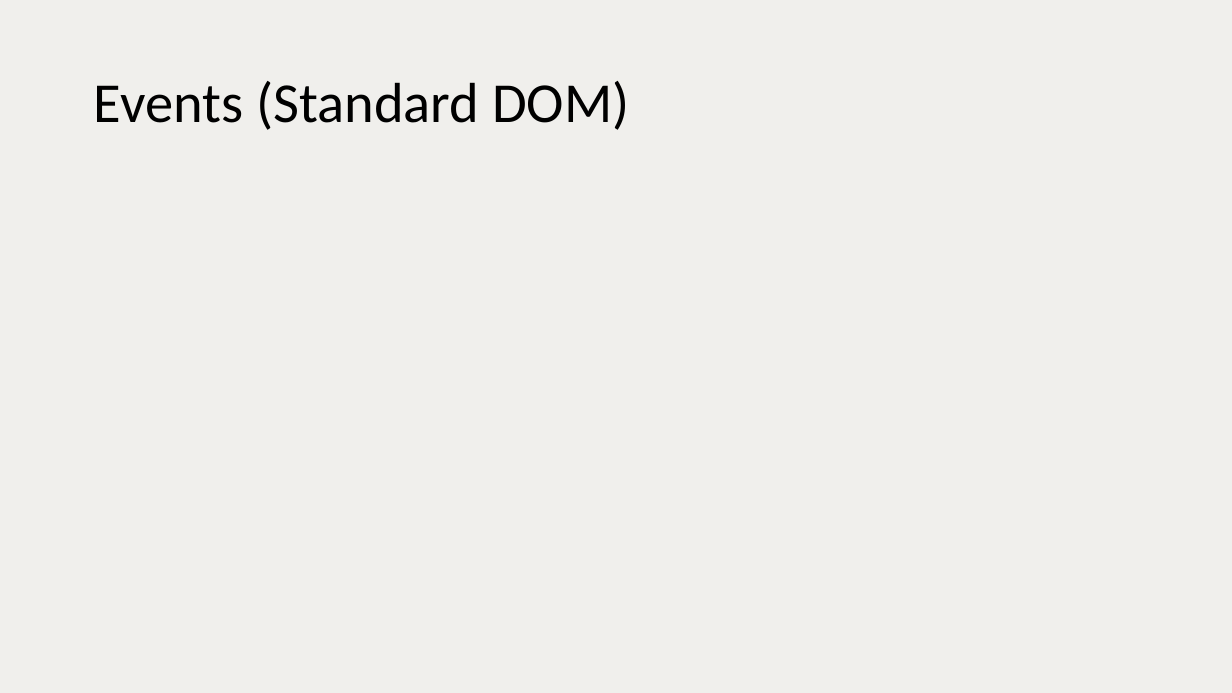
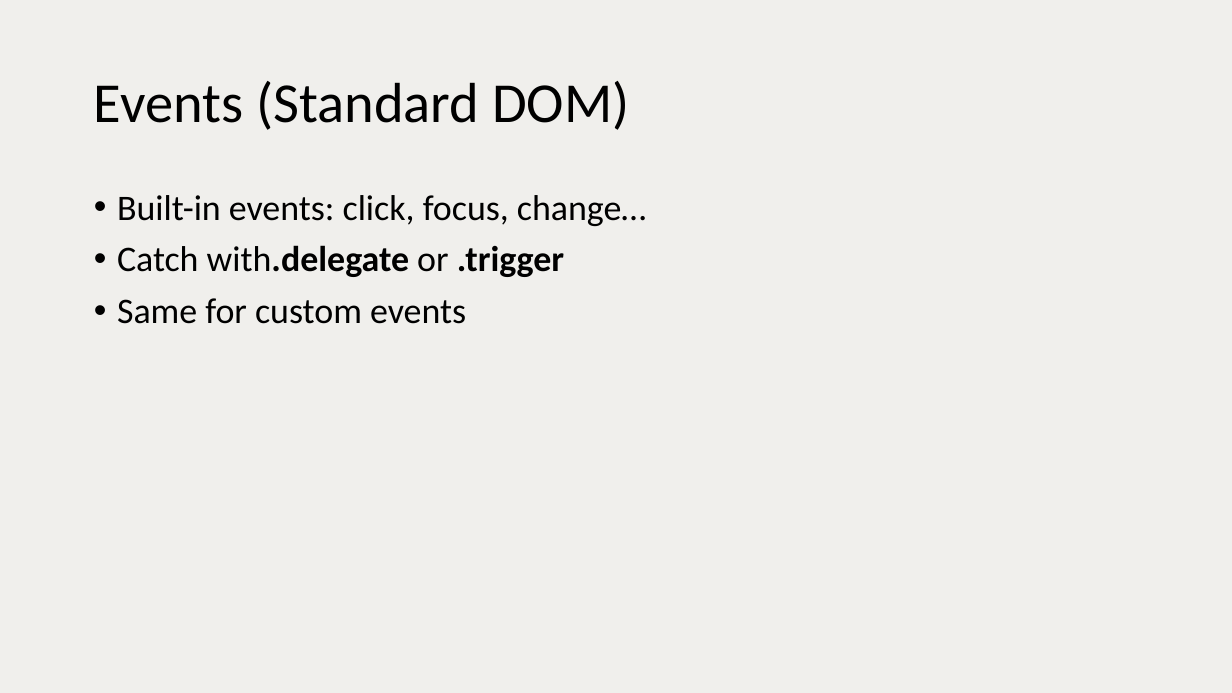
Before and after one commit to vuorinem/ADNUGTalk, a slide deck: slide 26 of Aurelia.pptm. Drawn at 1232x693 pixels with LibreOffice and Linux fonts; fonts in the diff are those of the drawing. Boxes give left, top, right and bottom in pixels: in the first picture for what was removed or moved away, otherwise in the second. Text is boxed around its words. In the diff, an @@ line names an element or a change of style, - is before the commit and + after.

```diff
--- a/Aurelia.pptm
+++ b/Aurelia.pptm
@@ text added at box(117, 195, 646, 324), 28 pt, text #000000 @@
+• Built-in events: click, focus, change…
+• Catch with.delegate or .trigger
+• Same for custom events
```
Also in this commit, not shown: 9 other slides changed, 1 slide added, 1 slide removed.
